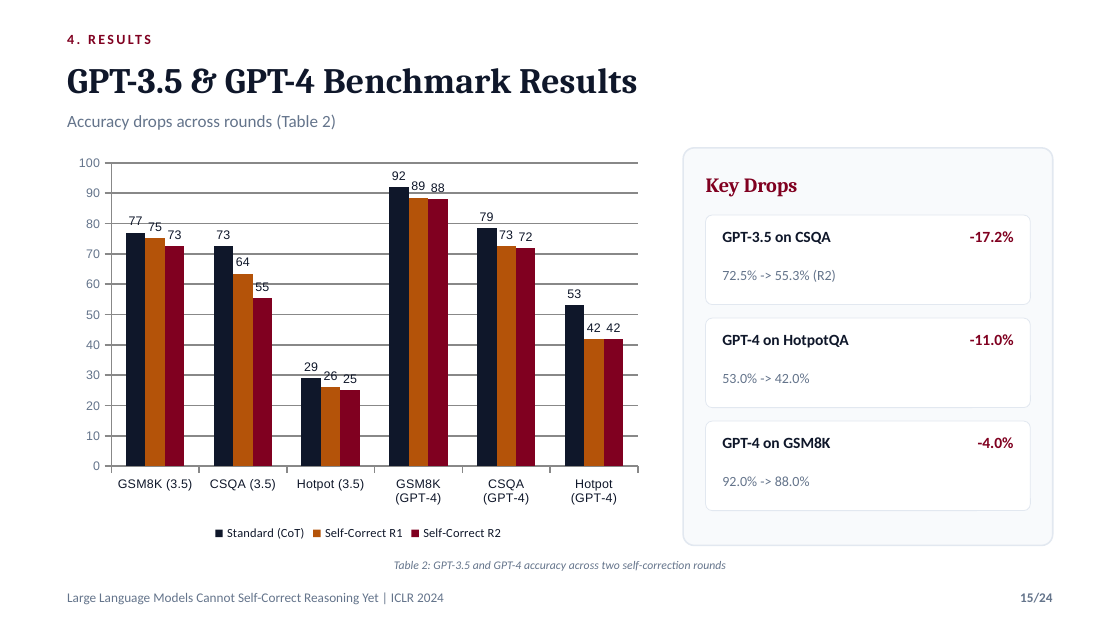
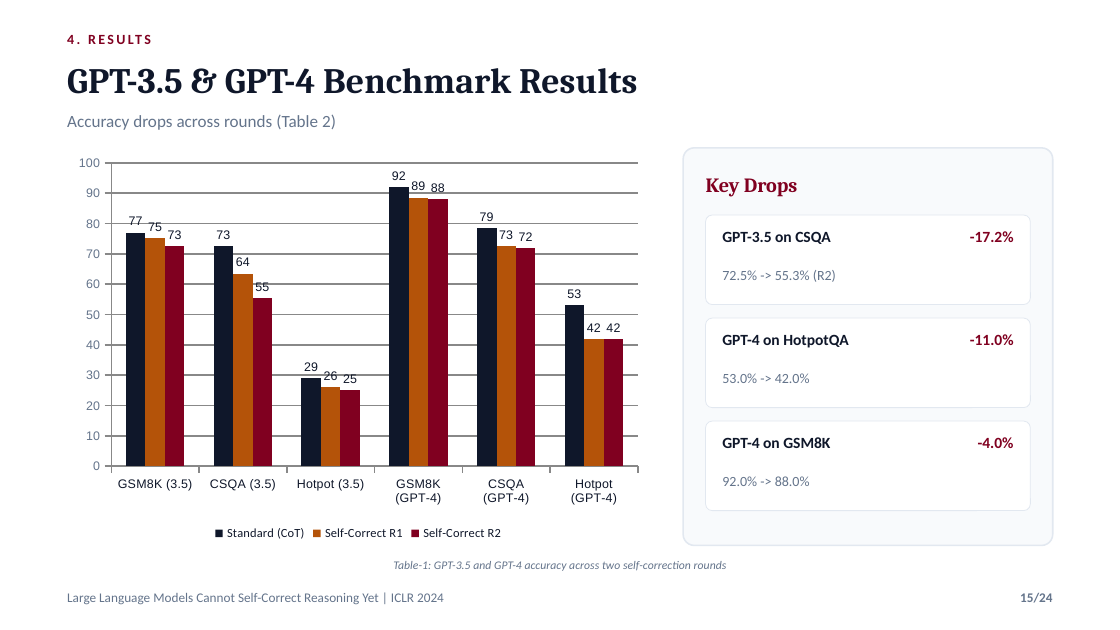
Before and after one commit to nafiskabbo/presentation, a slide deck: slide 15 of output/LLM_Self_Correction_ICLR2024_Group_Presentation-final.pptx. Drawn at 1120x630 pixels with LibreOffice and Linux fonts; fonts in the diff are those of the drawing. Boxes give left, top, right and bottom in pixels: in the first picture for what was removed or moved away, otherwise in the second. Text is boxed around its words. In the diff, an @@ line names an element or a change of style, - is before the commit and + after.

```diff
--- a/output/LLM_Self_Correction_ICLR2024_Group_Presentation-final.pptx
+++ b/output/LLM_Self_Correction_ICLR2024_Group_Presentation-final.pptx
@@ text at box(393, 561, 727, 571): text changed @@
-Table 2: GPT-3.5 and GPT-4 accuracy across two self-correction rounds
+Table-1: GPT-3.5 and GPT-4 accuracy across two self-correction rounds
```
Also in this commit, not shown: 12 other slides changed, 1 slide added, 1 slide removed, 9 other files.
